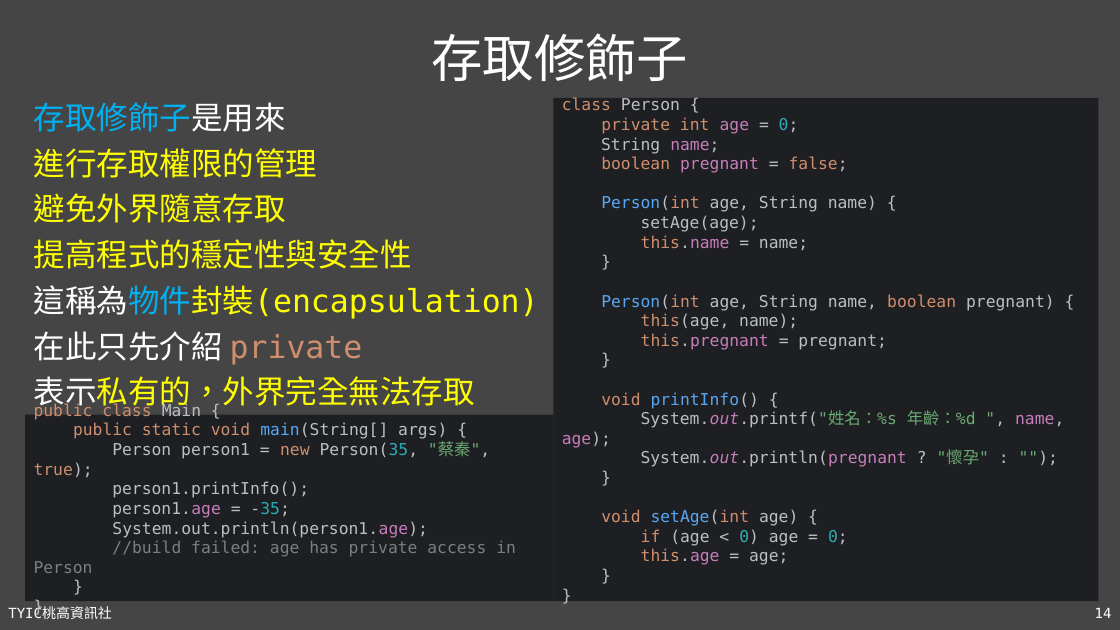
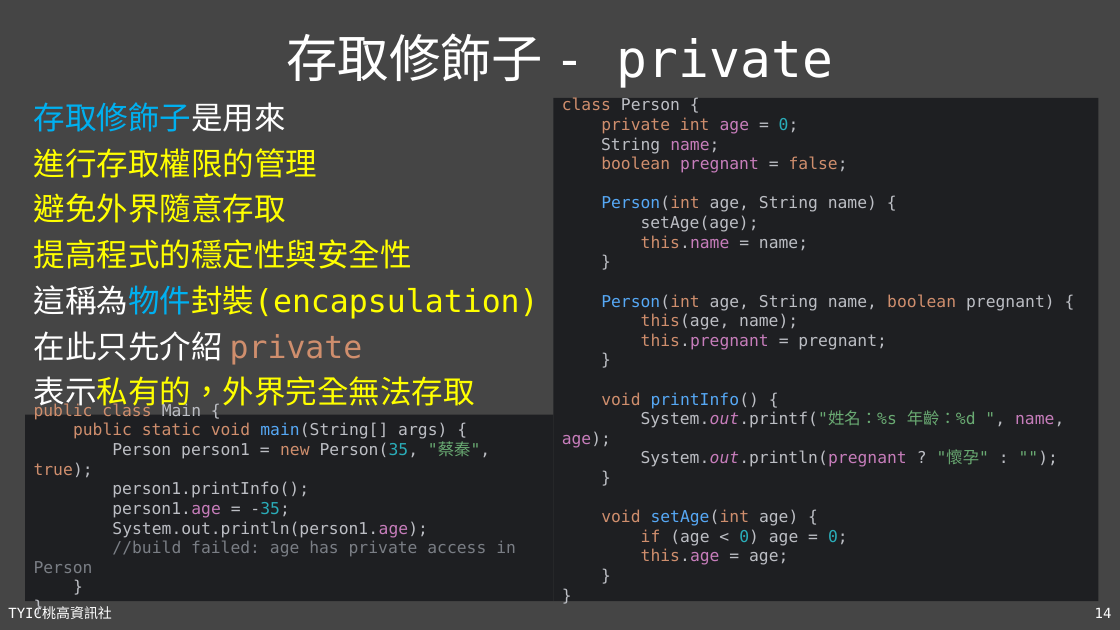
Before and after one commit to TYSHIC/slides, a slide deck: slide 14 of powerpoint/08_類別與物件.pptx. Drawn at 1120x630 pixels with LibreOffice and Linux fonts; fonts in the diff are those of the drawing. Boxes give left, top, right and bottom in pixels: in the first picture for what was removed or moved away, otherwise in the second. Text is boxed around its words. In the diff, an @@ line names an element or a change of style, - is before the commit and + after.

```diff
--- a/powerpoint/08_類別與物件.pptx
+++ b/powerpoint/08_類別與物件.pptx
@@ title at [287, 33, 833, 88]: text changed @@
-存取修飾子
+存取修飾子 - private
```
Also in this commit, not shown: 1 other slide changed, 1 slide added, 14 other files.
